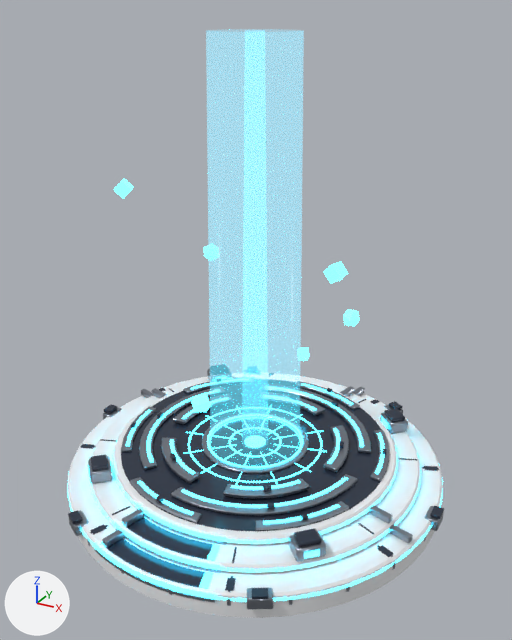
The glTF model assets/models/stations/teleporter.glb: old version first, new version second.
The view is the same before and after, from a camera (50 mm lens) standing at (2.29, -4.14, 3.34) and looking at (0.06, -0.09, 1.32). Lighting does not change. The marker at lower left points along +X, +Y and +Z. The older version comes first. Where no turn or scale is listed for an object, it has been applied to the vertices.

In view in the first picture: 'Beam', 'Platform', 'Ring0', 'Ring1', 'Ring2' and 6 more.
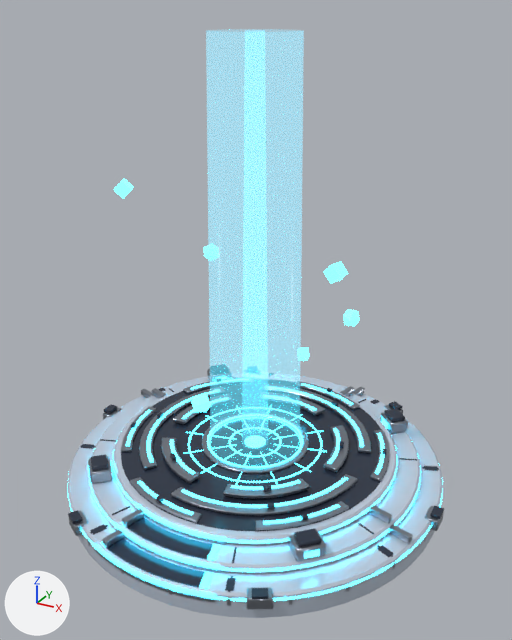
Scene script edits in JSON lines:
```json
{"op": "set", "path": "mat_panel.base_color", "old": "(0.85, 0.86, 0.88)", "new": "(0.62, 0.7, 0.82)", "note": "white #edeff1 -> pale blue #cedaea"}
{"op": "set", "path": "mat_panel.metallic", "old": "0.0", "new": "0.35"}
```

Boxes [x1, y1, x2, y2] around the edits, measured in the pictures (512 x 640 px):
```json
{"object": "Platform", "change": "recoloured, surface changed", "before": [67, 374, 443, 618], "after": [67, 374, 443, 618]}
```
